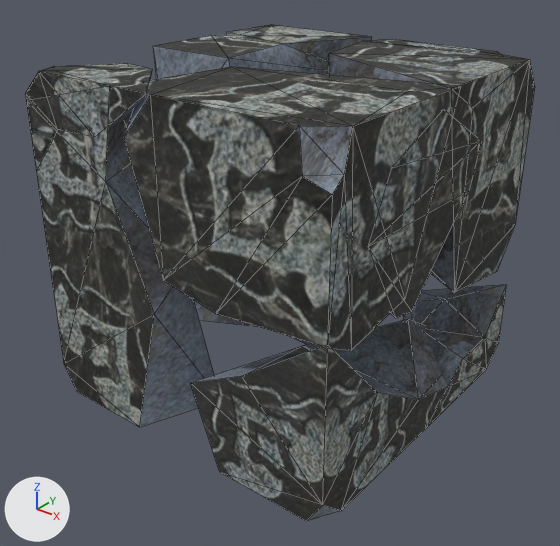
Two versions of the glTF model Project/object/stage/destructable/resource/model/EnemyStonePieces.gltf, one commit apart.
One viewpoint serves both versions: a 50 mm lens placed at (2.65, -3.39, 1.81), pointed at (0.03, -0.11, -0.22). Lighting does not change. The marker at lower left points along +X, +Y and +Z. Mesh edges are drawn as thin lines.

The first picture shows 'EnemyStonePiece1', 'EnemyStonePiece2', 'EnemyStonePiece3', 'EnemyStonePiece4', 'EnemyStonePiece5', 'EnemyStonePiece6', 'EnemyStonePiece7', 'EnemyStonePiece8', 'EnemyStonePiece9'.
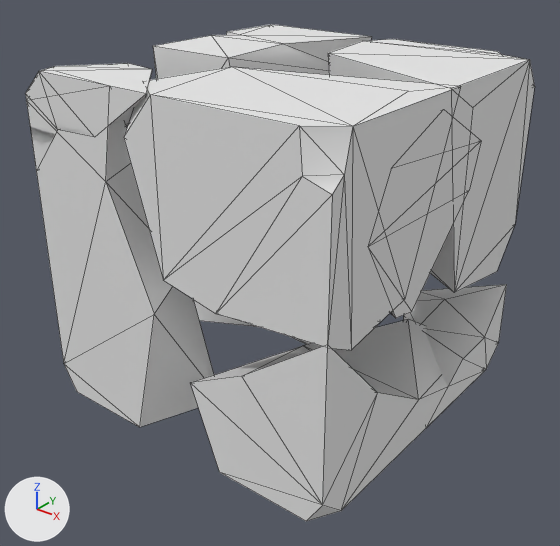
Changed parts and their boxes (x1, y1, x2, y2) in the pictures (560 x 546 px):
'EnemyStonePiece1', surface changed: (124, 67, 461, 350) in both
'EnemyStonePiece4', surface changed: (26, 86, 214, 427) in both
'EnemyStonePiece9', surface changed: (191, 320, 483, 521) in both
'EnemyStonePiece6', surface changed: (328, 39, 535, 293) in both
'EnemyStonePiece7', surface changed (grey to white): (153, 24, 372, 79) in both
'EnemyStonePiece8', surface changed: (404, 284, 507, 423) in both
'EnemyStonePiece5', surface changed (black to grey): (391, 117, 481, 318) in both
'EnemyStonePiece3', surface changed (grey to white): (25, 63, 152, 171) in both
'EnemyStonePiece2', surface changed: (194, 300, 312, 345) in both

Edits to the bpy script that builds the scene:
```text
Change mat_enemy_stone:
    where n2 = _N.new('ShaderNodeMix'); n2.name = 'Mix'
    add n2.inputs[7].default_value = (0.8, 0.8, 0.8, 1.0)  # 'B', white #e7e7e7
    remove n4 = _N.new('ShaderNodeTexImage'); n4.name = 'Image Texture'
    remove n4.image = img_enemy_stone
    where n3 = _N.new('ShaderNodeVertexColor'); n3.name = 'Color Attribute'
    remove _L.new(n3.outputs[0], n2.inputs[7])  # 'Color' to 'B'
    remove _L.new(n4.outputs[0], n2.inputs[6])  # 'Color' to 'A'
    add _L.new(n3.outputs[0], n2.inputs[6])  # 'Color' to 'A'
Change mat_enemy_stone_crevice:
    where n2 = _N.new('ShaderNodeMix'); n2.name = 'Mix'
    add n2.inputs[7].default_value = (0.8, 0.8, 0.8, 1.0)  # 'B', white #e7e7e7
    remove n4 = _N.new('ShaderNodeTexImage'); n4.name = 'Image Texture'
    remove n4.image = img_enemy_stone_crevice
    where n3 = _N.new('ShaderNodeVertexColor'); n3.name = 'Color Attribute'
    remove _L.new(n3.outputs[0], n2.inputs[7])  # 'Color' to 'B'
    remove _L.new(n4.outputs[0], n2.inputs[6])  # 'Color' to 'A'
    add _L.new(n3.outputs[0], n2.inputs[6])  # 'Color' to 'A'
```
